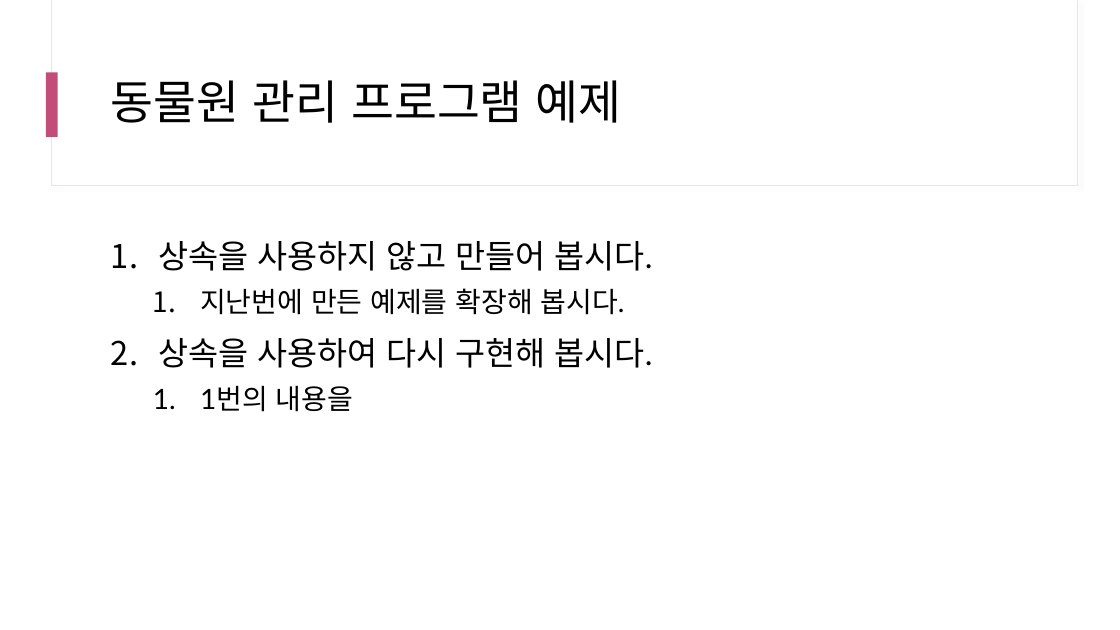
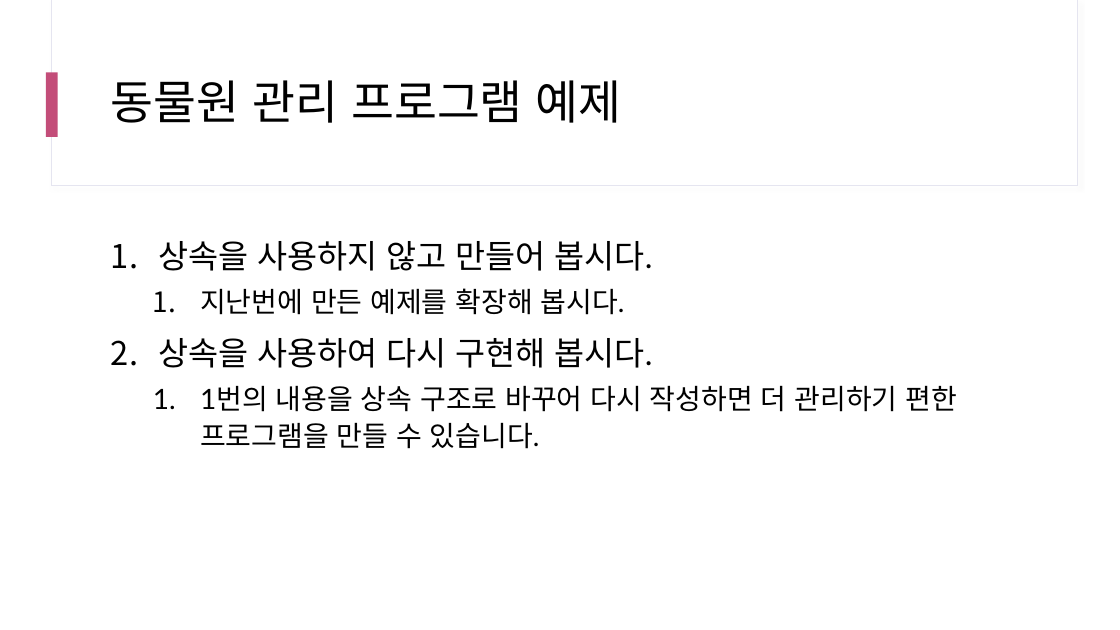
Before and after one commit to yhs0602/SPLIT_lecture_examples, a slide deck: slide 113 of docs/SPLIT 17차 Java.pptx. Drawn at 1120x630 pixels with LibreOffice and Linux fonts; fonts in the diff are those of the drawing. Boxes give left, top, right and bottom in pixels: in the first picture for what was removed or moved away, otherwise in the second. Text is boxed around its words. In the diff, an @@ line names an element or a change of style, - is before the commit and + after.

```diff
--- a/docs/SPLIT 17차 Java.pptx
+++ b/docs/SPLIT 17차 Java.pptx
@@ text at bbox=[200, 385, 957, 449]: text changed @@
-  1. 1번의 내용을
+  1. 1번의 내용을 상속 구조로 바꾸어 다시 작성하면 더 관리하기 편한 프로그램을 만들 수 있습니다.
```
Also in this commit, not shown: 40 slides added.
